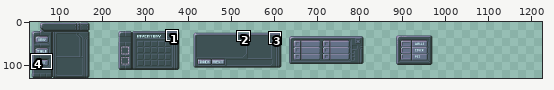
Edited in one commit: pixel-art file (assets/ui/ui_split_sheet.aseprite). Above, an overview of the earlier version with the close-up marked.
Close-up. Before:
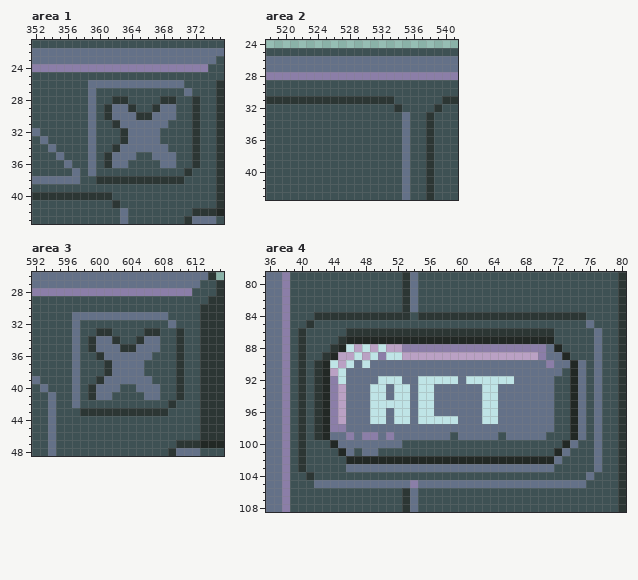
1030x130 pixels, 1 frame. Pixels under 10% opacity are left out. Colours within 5 levels of each other are drawn and written as one. Shown: area 1: x 352..375, y 21..43; area 2: x 518..541, y 24..43; area 3: x 592..615, y 26..48; area 4: x 36..80, y 79..108. The old version is drawn lined up with the new one, on the new canvas. The wide view leaves out empty margins. The commit also changed other parts of the picture, which this record leaves out.
The same view after the edit:
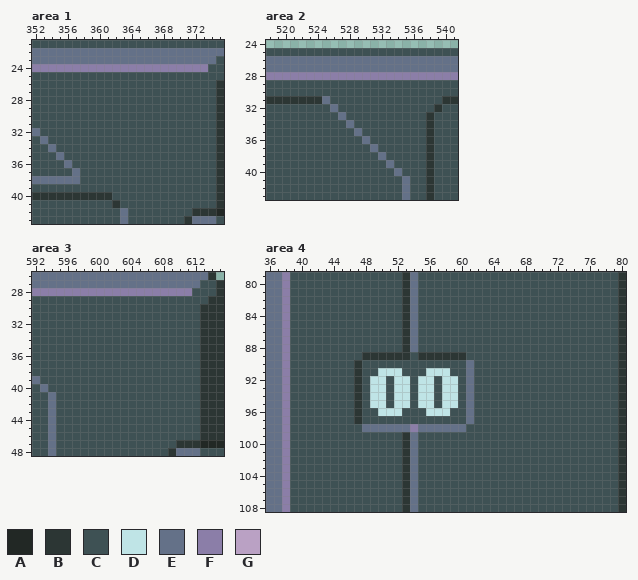
Palette (. is transparent): A #222825  B #2c3634  C #3e5154  D #bfe4e6  E #647188  F #8b7ea8  G #baa1c4
The edit:
canvas 1030x130 -> 1236x130
Changed rows in their new state; - is an unchanged pixel.
Area 1:
first column x 359:
26 CCCCCCCCCCCC--
27 C-----------C-
28 C--CC----CC--C
29 C-CCCC--CCC--C
30 C-CCCCCCCCC--C
31 C--CCCCCCC---C
32 C---CCCCC----C
33 C---CCCCC----C
34 C--CCCCCCC---C
35 C-CCCC--CCC--C
36 C-CCC----CC--C
37 C-----------C-
38 -CCCCCCCCCCC--
Area 2:
first column x 525:
31 ECCCCCCCC--
32 -E-------C-
33 --E-------C
34 ---E------C
35 ----E-----C
36 -----E----C
37 ------E---C
38 -------E--C
39 --------E-C
40 ---------EC
Area 3:
first column x 597:
31 CCCCCCCCCCCC--
32 C-----------C-
33 C--CC----CC--C
34 C-CCCC--CCC--C
35 C-CCCCCCCCC--C
36 C--CCCCCCC---C
37 C---CCCCC----C
38 C---CCCCC----C
39 C--CCCCCCC---C
40 C-CCCC--CCC--C
41 C-CCC----CC--C
42 C-----------C-
43 -CCCCCCCCCCC--
Area 4:
first column x 40:
 84 --CCCCCCCCCCC-ECCCCCCCCCCCCCCCCCCCCC--
 85 -C-----------BE---------------------C-
 86 C-----CCCCCCC-ECCCCCCCCCCCCCCCCC-----C
 87 C----CCCCCCCCBECCCCCCCCCCCCCCCCC-----C
 88 C---CCCCCCCCCBECCCCCCCCCCCCCCCCCC----C
 89 C--CCCCCBBBBBBCBBBBBBCCCCCCCCCCCCC---C
 90 C-CCCCCBCCCCCCCCCCCCC-CCCCCCCCCCCCCC-C
 91 C-CCCCCBCCDDDCCCDDDCC-CCCCCCCCCCC-CC-C
 92 C-CCCCCBCD-C-DC--C--CECCCCCCCCCC--CC-C
 93 C-CCCCCBC--C--C--CDDC-CCCCCCCCCC--CC-C
 94 C-CCCCCBC--C--C--CDDC-CCCCCCCCCC--CC-C
 95 C-CCCCCBC--C--C--CDDC-CCCCCCCCCC--CC-C
 96 C-CCCCCBCC-D-CCC-DDCC-CCCCCCCCCC--CC-C
 97 C-CCCCCBCCCCCCCCCCCCC-CCCCCCCCCC--CC-C
 98 C-CCCCCC------F------CCCCCCCCCCC--CC-C
 99 C-CCCCCCCCCCCB-CCCC-CCCCC-CCCCC---CC-C
100 C---CCCCCCCCCBE------------------CC--C
101 C----CC-CC---BE-----------------CC---C
102 C-----CCCCCCCBECCCCCCCCCCCCCCCCCC----C
103 C-----CCCCCCCB-CCCCCCCCCCCCCCCCC-----C
104 -C-----------BE---------------------C-
105 --CCCCCCCCCCCBECCCCCCCCCCCCCCCCCCCCC--
